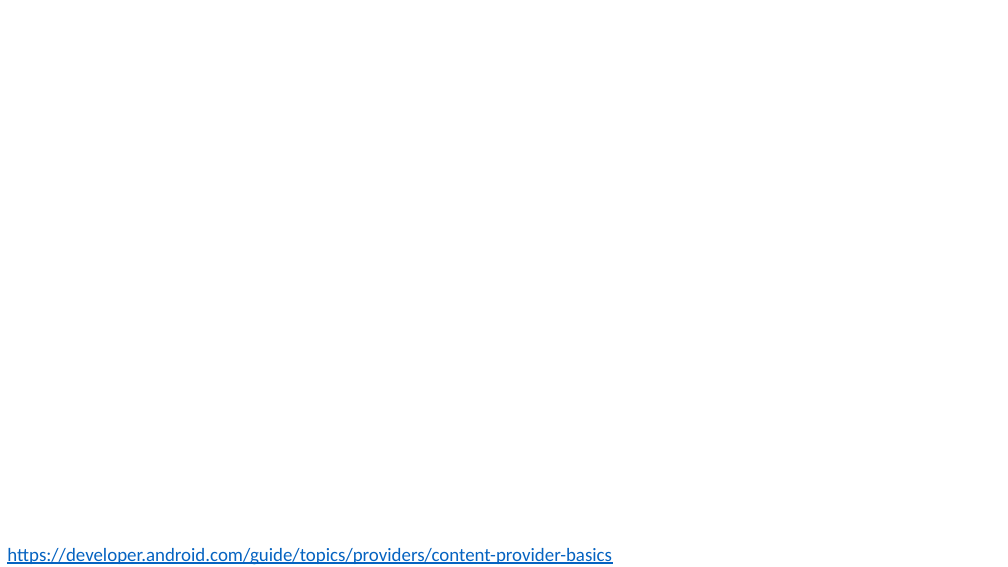
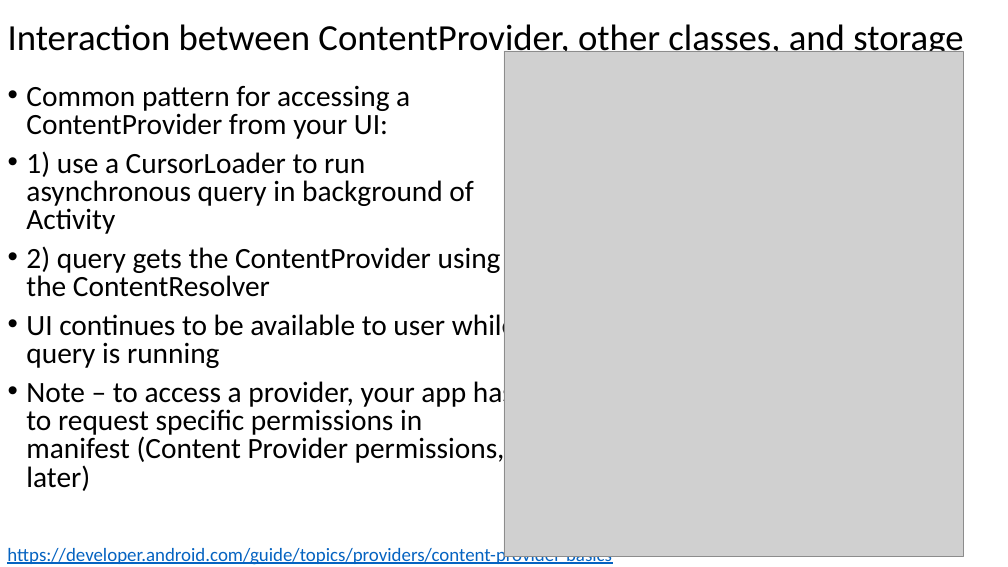
Before and after one commit to russellu/cs230, a slide deck: slide 12 of Lecture_12.pptx (slide 11 before the commit). Drawn at 1008x567 pixels with LibreOffice and Linux fonts; fonts in the diff are those of the drawing; grey boxes stand for pictures. Boxes give left, top, right and bottom in pixels: in the first picture for what was removed or moved away, otherwise in the second. Text is boxed around its words. In the diff, an @@ line names an element or a change of style, - is before the commit and + after.

```diff
--- a/Lecture_12.pptx
+++ b/Lecture_12.pptx
@@ title added at bbox=[8, 24, 963, 60], 35 pt, text #000000 @@
+Interaction between ContentProvider, other classes, and storage
@@ picture added at bbox=[504, 51, 963, 556] @@
@@ text added at bbox=[26, 86, 517, 491], 28 pt, text #000000 @@
+• Common pattern for accessing a ContentProvider from your UI:
+• 1) use a CursorLoader to run asynchronous query in background of Activity
+• 2) query gets the ContentProvider using the ContentResolver
+• UI continues to be available to user while query is running
+• Note – to access a provider, your app has to request specific permissions in manifest (Content Provider permissions, later)
```
Also in this commit, not shown: 8 other slides changed, 14 slides added.
